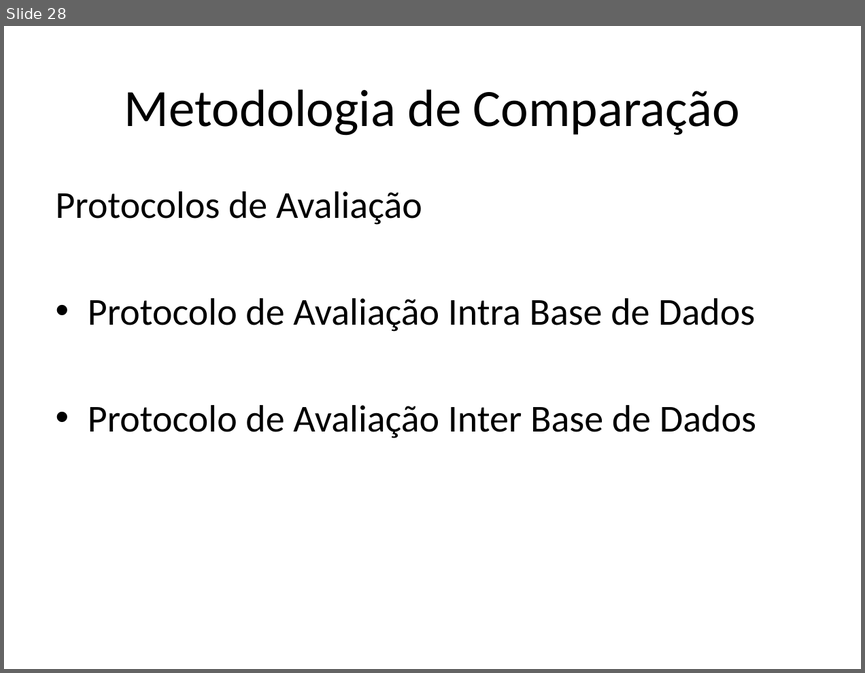
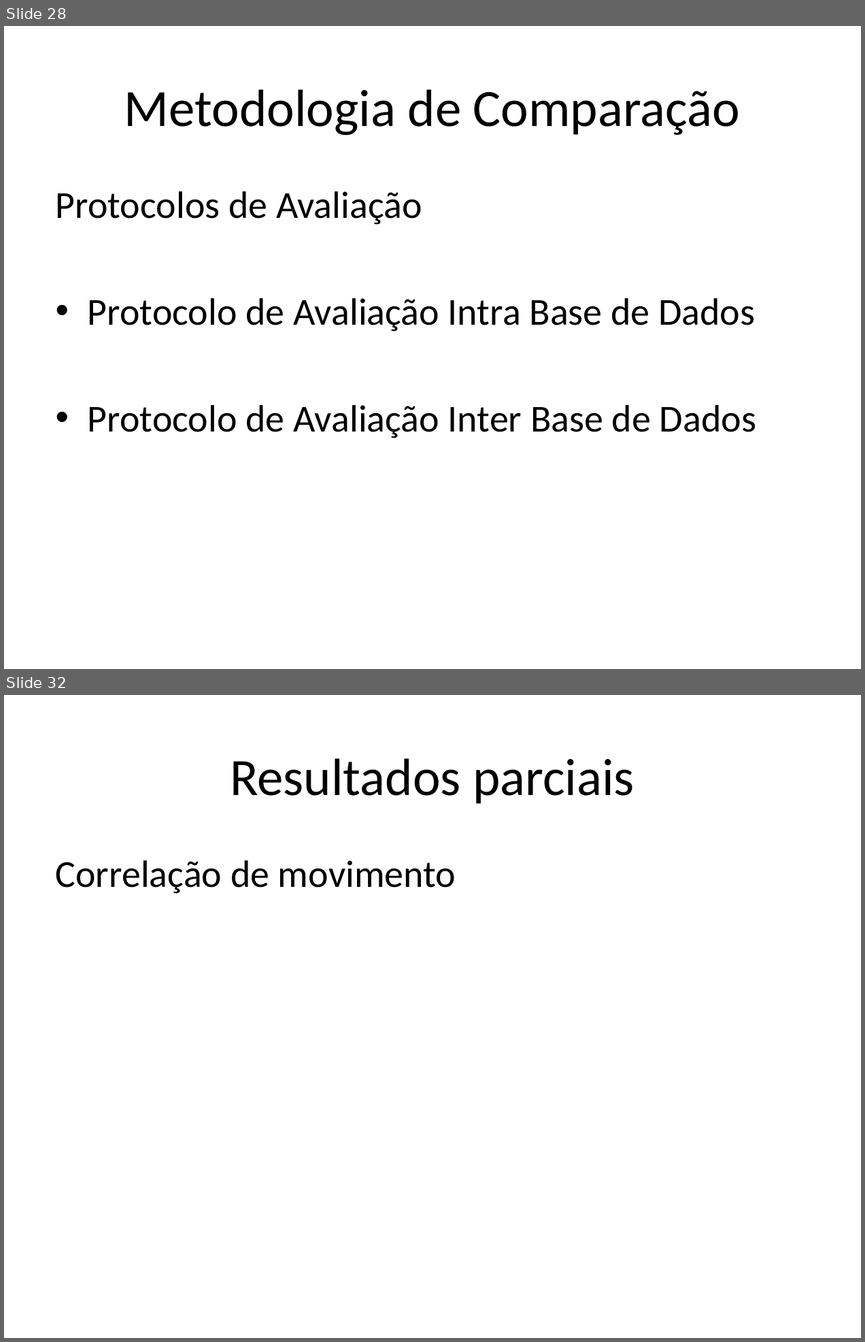
Before and after one commit to tiagofrepereira2012/masters_thesis, a slide deck: qualification/presentation/Presentation.pptx. Shown one above the other, each under a label of ours: slide 28 before the commit, slides 28 and 32 after it; the slides between them are not shown. The pictures are 865x673 and 865x1342 pixels, drawn with LibreOffice and Linux fonts; fonts in the diff are those of the drawing. Boxes give left, top, right and bottom in pixels: in the first picture for what was removed or moved away, otherwise in the second. Text is boxed around its words. In the diff, an @@ line names an element or a change of style, - is before the commit and + after.

```diff
--- a/qualification/presentation/Presentation.pptx
+++ b/qualification/presentation/Presentation.pptx
@@ slide 32 added at (x1=4, y1=695, x2=861, y2=1338), background #FFFFFF @@
@@ title added at (x1=230, y1=758, x2=634, y2=804), 44 pt, text #000000 @@
+Resultados parciais
@@ text added at (x1=56, y1=860, x2=456, y2=894), 32 pt, text #000000 @@
+Correlação de movimento
```
Also in this commit, not shown: 2 slides changed, 1 other slide added.
